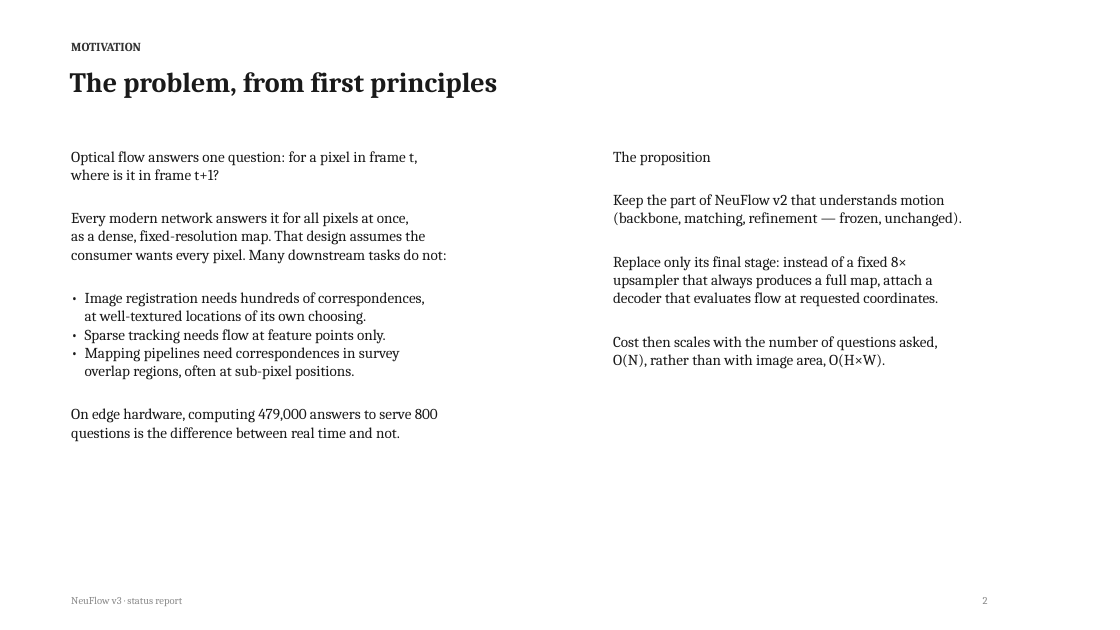
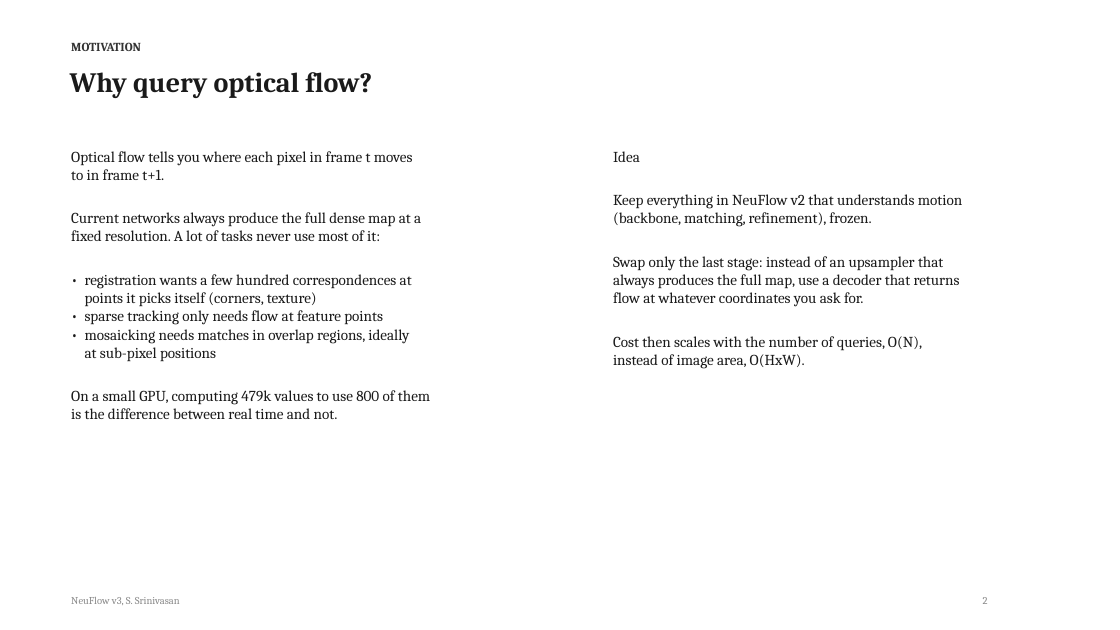
Before and after one commit to shrirag10/Neuflowv3, a slide deck: slide 2 of docs/NeuFlow_v3_status.pptx. Drawn at 1120x630 pixels with LibreOffice and Linux fonts; fonts in the diff are those of the drawing. Boxes give left, top, right and bottom in pixels: in the first picture for what was removed or moved away, otherwise in the second. Text is boxed around its words. In the diff, an @@ line names an element or a change of style, - is before the commit and + after.

```diff
--- a/docs/NeuFlow_v3_status.pptx
+++ b/docs/NeuFlow_v3_status.pptx
@@ text at (70, 72, 372, 98): text changed @@
-The problem, from first principles
+Why query optical flow?
@@ text at (71, 151, 430, 419): text changed @@
-Optical flow answers one question: for a pixel in frame t,
-where is it in frame t+1?
-Every modern network answers it for all pixels at once,
-as a dense, fixed-resolution map. That design assumes the
-consumer wants every pixel. Many downstream tasks do not:
-• Image registration needs hundreds of correspondences,
-at well-textured locations of its own choosing.
-• Sparse tracking needs flow at feature points only.
-• Mapping pipelines need correspondences in survey
-overlap regions, often at sub-pixel positions.
-On edge hardware, computing 479,000 answers to serve 800
-questions is the difference between real time and not.
+Optical flow tells you where each pixel in frame t moves
+to in frame t+1.
+Current networks always produce the full dense map at a
+fixed resolution. A lot of tasks never use most of it:
+• registration wants a few hundred correspondences at
+points it picks itself (corners, texture)
+• sparse tracking only needs flow at feature points
+• mosaicking needs matches in overlap regions, ideally
+at sub-pixel positions
+On a small GPU, computing 479k values to use 800 of them
+is the difference between real time and not.
@@ text at (613, 151, 962, 369): text changed @@
-The proposition
-Keep the part of NeuFlow v2 that understands motion
-(backbone, matching, refinement — frozen, unchanged).
-Replace only its final stage: instead of a fixed 8×
-upsampler that always produces a full map, attach a
-decoder that evaluates flow at requested coordinates.
-Cost then scales with the number of questions asked,
-O(N), rather than with image area, O(H×W).
+Idea
+Keep everything in NeuFlow v2 that understands motion
+(backbone, matching, refinement), frozen.
+Swap only the last stage: instead of an upsampler that
+always produces the full map, use a decoder that returns
+flow at whatever coordinates you ask for.
+Cost then scales with the number of queries, O(N),
+instead of image area, O(HxW).
@@ text at (71, 597, 180, 605): text changed @@
-NeuFlow v3 · status report
+NeuFlow v3, S. Srinivasan
```
Also in this commit, not shown: 17 other slides changed, 1 other file.
